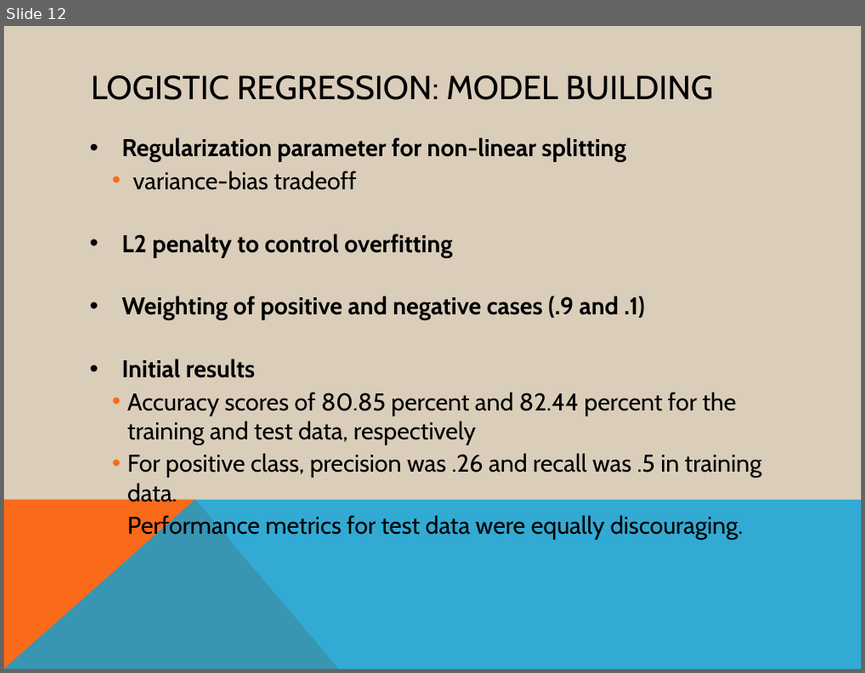
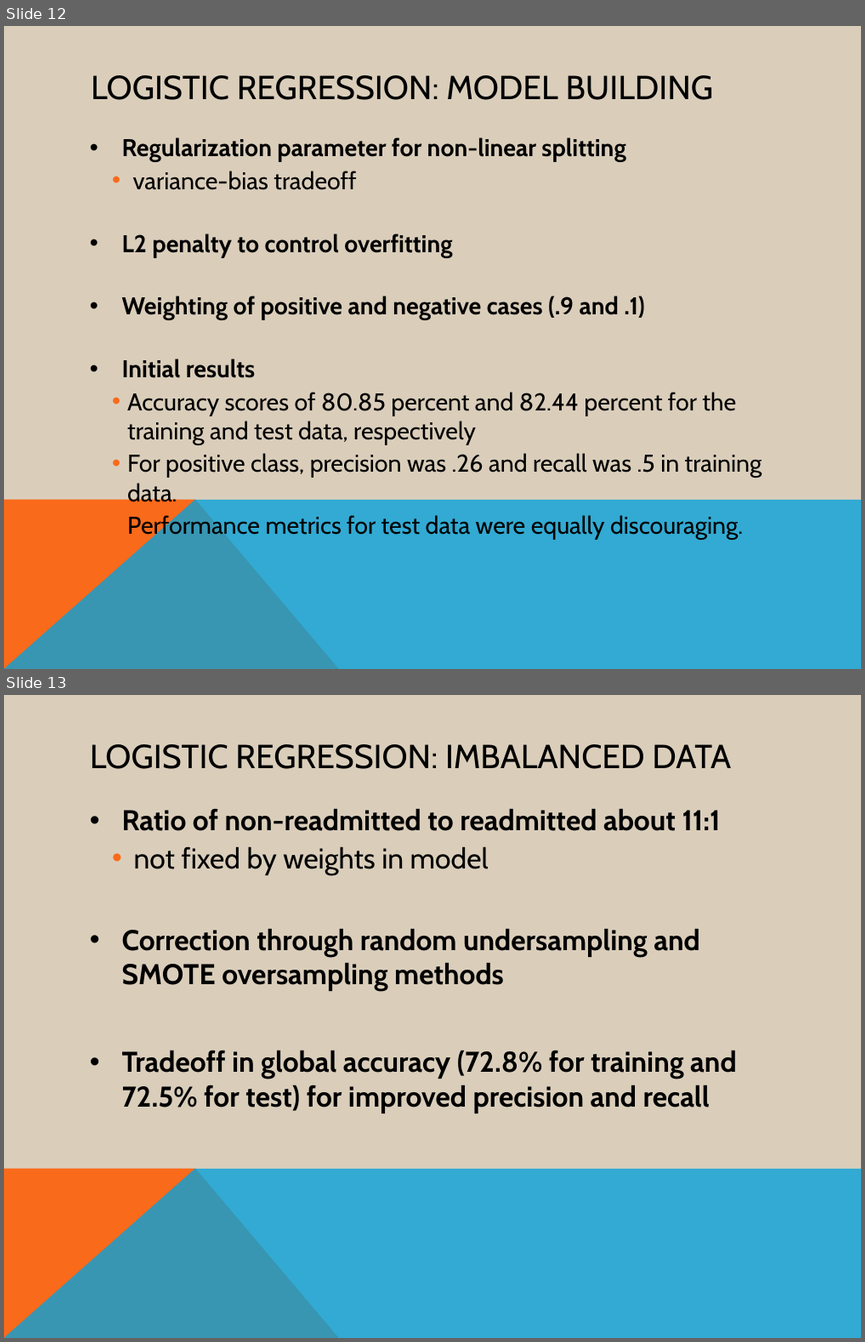
Before and after one commit to AOlden/sb-projects, a slide deck: diabetes_readmission/CP1_deck.pptx. Shown one above the other, each under a label of ours: slide 12 before the commit, slides 12 and 13 after it. The pictures are 865x673 and 865x1342 pixels, drawn with LibreOffice and Linux fonts; fonts in the diff are those of the drawing. Boxes give left, top, right and bottom in pixels: in the first picture for what was removed or moved away, otherwise in the second. Text is boxed around its words. In the diff, an @@ line names an element or a change of style, - is before the commit and + after.

```diff
--- a/diabetes_readmission/CP1_deck.pptx
+++ b/diabetes_readmission/CP1_deck.pptx
@@ slide 13 added at (x1=4, y1=695, x2=861, y2=1338), background #DACEBB; not listed: 2 template elements that a slide beside it also shows @@
@@ title added at (x1=90, y1=744, x2=731, y2=769), 28 pt, text #000000 @@
+LOGISTIC REGRESSION: IMBALANCED DATA
@@ text added at (x1=122, y1=808, x2=736, y2=1113), 24 pt, text #000000, bold @@
+• Ratio of non-readmitted to readmitted about 11:1
+    • not fixed by weights in model
+• Correction through random undersampling and SMOTE oversampling methods
+• Tradeoff in global accuracy (72.8% for training and 72.5% for test) for improved precision and recall
```
Also in this commit, not shown: 12 other slides added, 2 slides removed.
